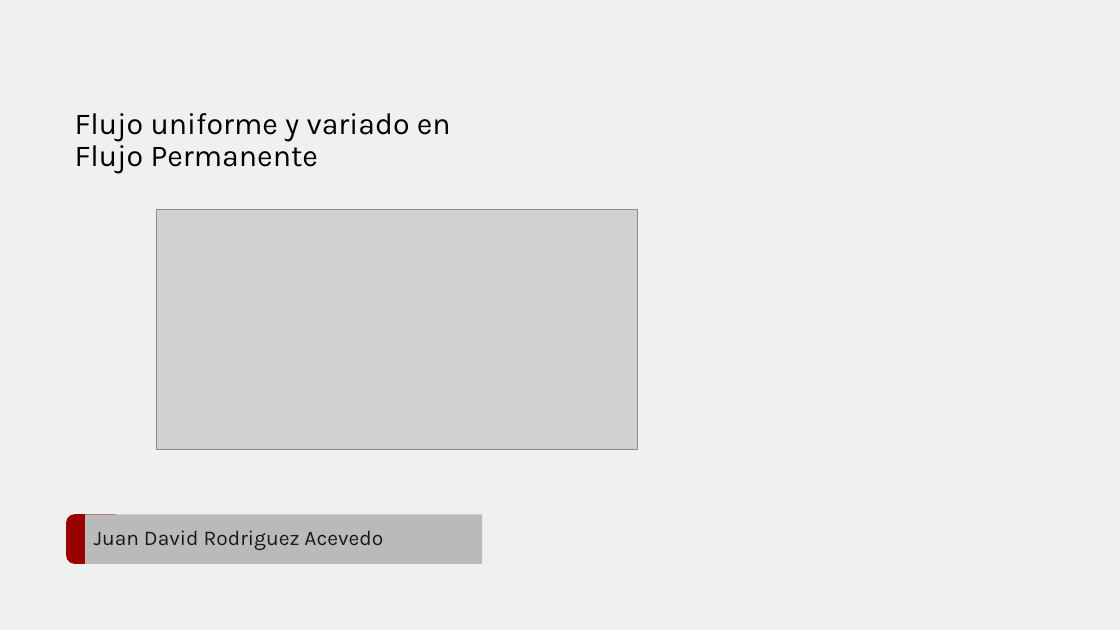
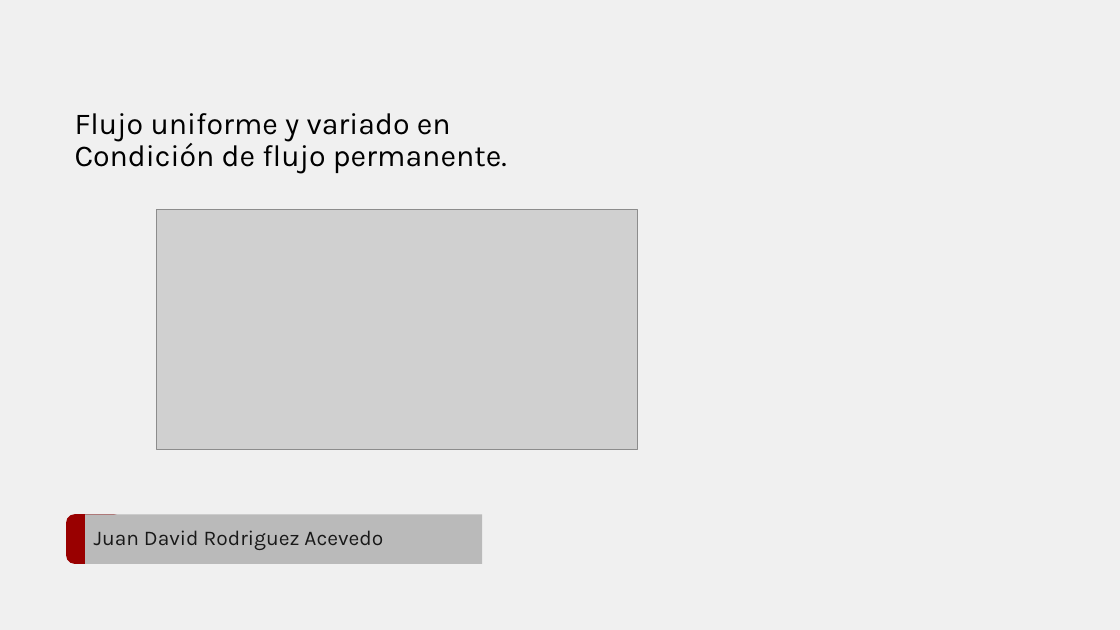
Before and after one commit to juanrodace/J.HRAS, a slide deck: slide 1 of Section01/VariedFlow/HRAS.S1.VF.pptx. Drawn at 1120x630 pixels with LibreOffice and Linux fonts; fonts in the diff are those of the drawing; grey boxes stand for pictures; background and template pictures are left out. Boxes give left, top, right and bottom in pixels: in the first picture for what was removed or moved away, otherwise in the second. Text is boxed around its words. In the diff, an @@ line names an element or a change of style, - is before the commit and + after.

```diff
--- a/Section01/VariedFlow/HRAS.S1.VF.pptx
+++ b/Section01/VariedFlow/HRAS.S1.VF.pptx
@@ text at box(75, 140, 507, 174): text changed @@
-Flujo Permanente
+Condición de flujo permanente.
```
Also in this commit, not shown: 3 other files.
